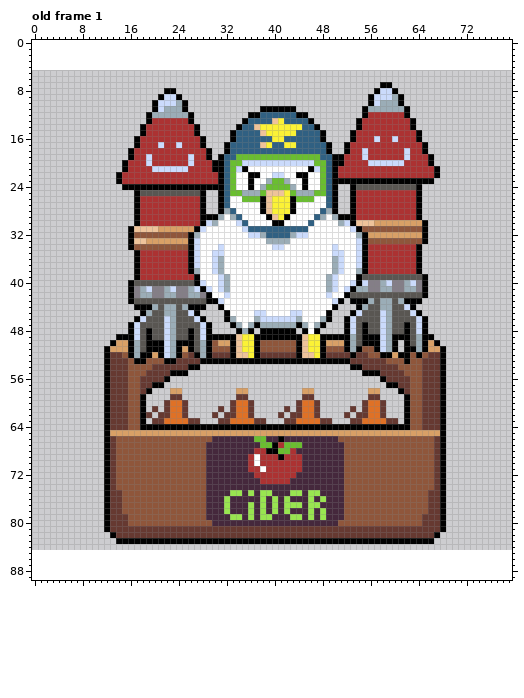
Edited in one commit: pixel-art file (Assets/ase/rocket_anim_cider.ase). Above is the file before it was changed.
80x80 pixels, 10 frames. Shown: old frame 1. The old version is drawn lined up with the new one, on the new canvas. The commit also changed other frames, which this record leaves out.
After the commit:
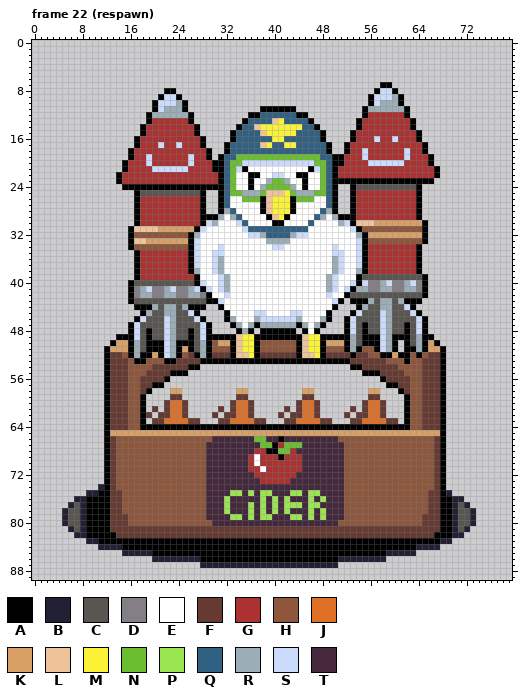
Palette (. is transparent): A #000000  B #222034  C #595652  D #847e87  E #ffffff  F #663931  G #ac3232  H #8f563b  J #df7126  K #d9a066  L #eec39a  M #fbf236  N #6abe30  P #99e550  Q #306082  R #9badb7  S #cbdbfc  T #45283c
A new or re-ordered frame is compared with the old frame closest to it.
Message: Added rocket spawning animation
Change:
canvas 80x80 -> 80x90, the old top-left corner now at 0,5
frames 10 -> 22
Frame 22 (respawn) is new; against old frame 1:
y 74: x 11 . -> B
y 75: x 9..11 ... -> BBA; x 69 . -> B
y 76: x 7..11 ..... -> BBAAA; x 69..71 ... -> ABB
y 77: x 6..11 ...... -> BCBAAA; x 69..72 .... -> ABCB
y 78..80: x 5..11 ....... -> BCCBAAA; x 69..73 ..... -> ABCCB
y 81: x 6..11 ...... -> BCBAAA; x 69..72 .... -> ABCB
y 82: x 7..12 ...... -> BBAAAA; x 68..71 .... -> AABB
y 83: x 9..13 ..... -> BBAAA; x 67..69 ... -> ABB
y 84: x 11..67 ......................................................... -> BBBBAAAAAAAAAAAAAAAAAAAAAAAAAAAAAAAAAAAAAAAAAAAAAAAAABBBB
y 85: x 15..63 ................................................. -> BBBBBAAAAAAAAAAAAAAAAAAAAAAAAAAAAAAAAAAAAAAABBBBB
y 86: x 20..58 ....................................... -> BBBBBBBBAAAAAAAAAAAAAAAAAAAAAAABBBBBBBB
y 87: x 28..50 ....................... -> BBBBBBBBBBBBBBBBBBBBBBB
Boxes around the changes in both pictures, in picture pixels (x1, y1, x2, y2):
added: (62, 484, 476, 568)
